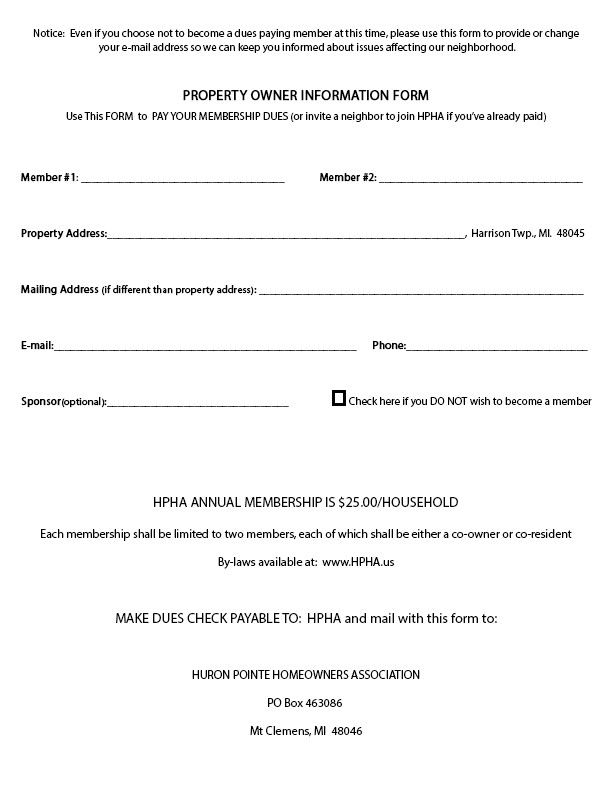
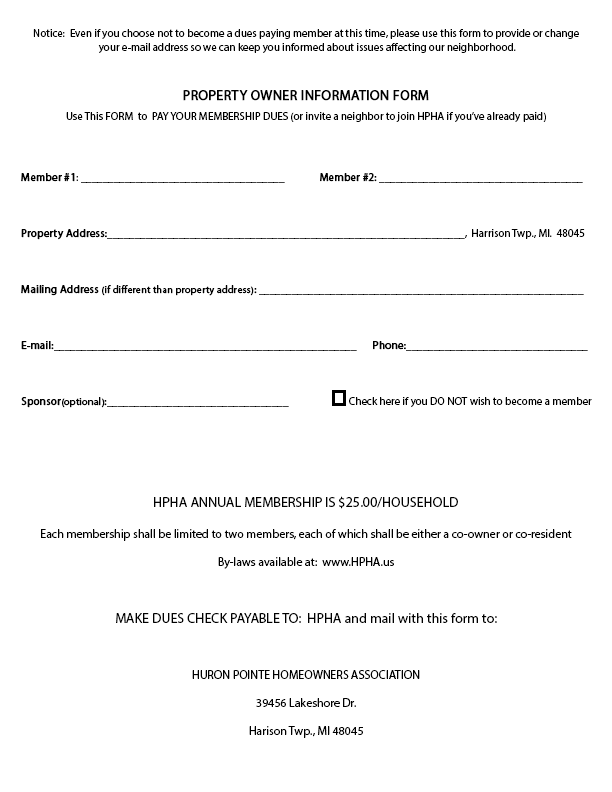
Comparing the layer stacks of the two 612px x 792px images. Changes:
painted on "MAKE DUES CHECK PAYABLE TO: HPHA and mail with this form to:" over [249,698,363,738]
